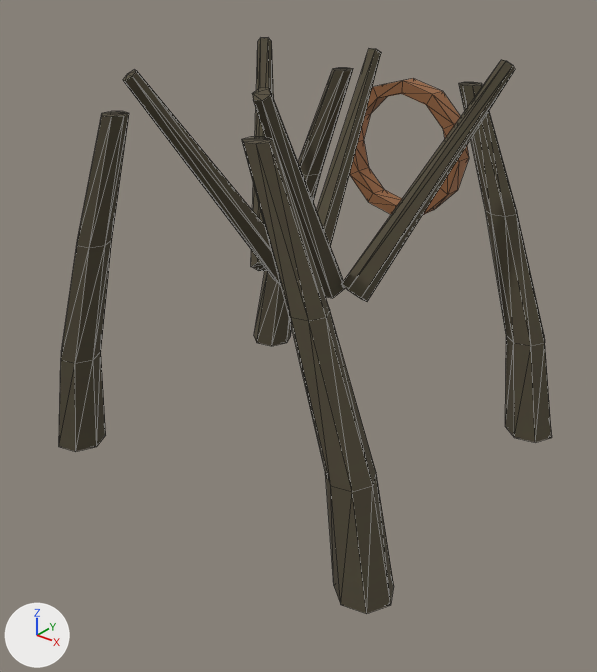
Two versions of the glTF model godot/biomes/expansion/art/rootfall-root-buttress-0.glb, one commit apart.
Both versions are drawn from a 50 mm lens placed at (1.095, -1.405, 1.167), pointed at (0.026, -0.068, 0.339). Lighting does not change. The marker at lower left points along +X, +Y and +Z. The picture after the commit comes second. Mesh edges are drawn as thin lines. Vertices at exactly the same position are counted once.

Script lines for the objects in view, before the commit:
```python
me_root_buttress__1__0_001 = bpy.data.meshes.new('root-buttress--1--0.001')
me_root_buttress__1__0_001.from_pydata(...)  # 268 vertices, 484 faces; spans x -0.484..0.49, y -0.428..0.428, z 0.03..0.93
# faces by material slot: [308, 176]
me_root_buttress__1__0_001.materials.append(mat_biome4_bark)
me_root_buttress__1__0_001.materials.append(mat_biome4_copper)
ob_rootfall_root_buttress_lod0 = bpy.data.objects.new('rootfall-root-buttress_LOD0', me_root_buttress__1__0_001)
ob_rootfall_root_buttress_lod0.location = (0.0, 0.0, 0.0)
```
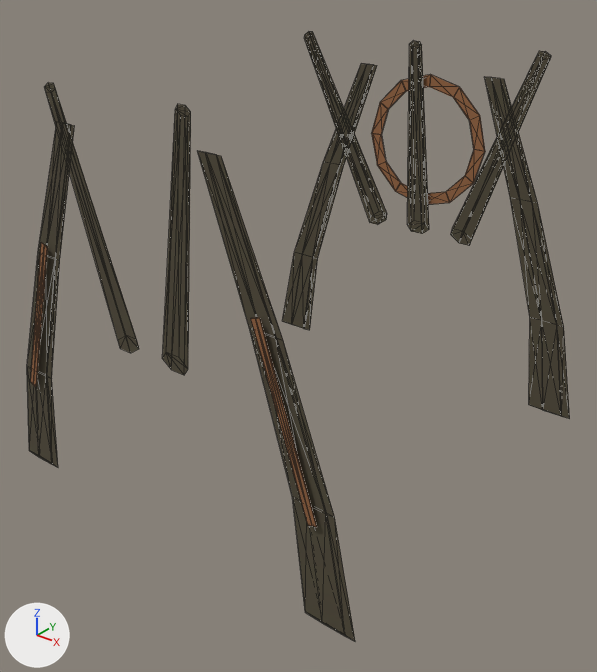
Location of each change, [x1, y1, x2, y2] in pixels of the pictures (597 x 672 px; the box of a moved part takes in the faces that stretch with it):
'rootfall-root-buttress_LOD0', reshaped (10% wider)
    before: [59, 38, 552, 614]
    after: [27, 31, 570, 641]
part 1 of me_root_buttress__1__0_001, moved or reshaped
    before: [254, 68, 353, 346]
    after: [282, 64, 377, 330]
part 2 of me_root_buttress__1__0_001, moved or reshaped
    before: [59, 111, 129, 452]
    after: [27, 124, 74, 467]
part 3 of me_root_buttress__1__0_001, moved or reshaped
    before: [459, 82, 552, 442]
    after: [485, 77, 570, 419]
part 4 of me_root_buttress__1__0_001, moved or reshaped
    before: [242, 137, 394, 614]
    after: [198, 151, 355, 641]
part 5 of me_root_buttress__1__0_001, moved or reshaped
    before: [251, 38, 274, 271]
    after: [304, 31, 387, 225]
part 6 of me_root_buttress__1__0_001, moved or reshaped
    before: [123, 70, 280, 284]
    after: [44, 82, 139, 353]
part 7 of me_root_buttress__1__0_001, moved or reshaped
    before: [317, 48, 381, 246]
    after: [407, 41, 429, 234]
part 8 of me_root_buttress__1__0_001, moved or reshaped
    before: [252, 88, 345, 298]
    after: [162, 104, 191, 375]
part 9 of me_root_buttress__1__0_001, moved or reshaped
    before: [341, 60, 515, 302]
    after: [451, 51, 551, 246]
part 10 of me_root_buttress__1__0_001, moved or reshaped (not visible before)
    after: [30, 242, 48, 387]
part 11 of me_root_buttress__1__0_001, moved or reshaped (not visible before)
    after: [251, 318, 317, 527]
part 12 of me_root_buttress__1__0_001, moved or reshaped
    before: [350, 78, 469, 215]
    after: [372, 74, 485, 205]

What the commit changed:
me_root_buttress__1__0_001 is used by ob_rootfall_root_buttress_lod0; location (0.0, 0.0, 0.0).
me_root_buttress__1__0_001 had 268 vertices, 484 faces and spanned x -0.484..0.49, y -0.428..0.428, z 0.03..0.93.
me_root_buttress__1__0_001 now has 268 vertices, 484 faces and spans x -0.484..0.49, y -0.498..0.498, z 0.03..0.93.
me_root_buttress__1__0_001 part 1: the loose piece of 28 vertices spanning x -0.484..-0.153, y 0.312..0.428, z 0.03..0.86 is scaled about its middle by (1, -0.0342, 1), then moved by (0.0, 0.115, 0.0).
me_root_buttress__1__0_001 part 2: the loose piece of 28 vertices spanning x -0.484..-0.153, y -0.428..-0.312, z 0.03..0.86 is scaled about its middle by (1, 0.0342, 1), then moved by (0.0, -0.115, 0.0).
me_root_buttress__1__0_001 part 3: the loose piece of 28 vertices spanning x 0.156..0.49, y 0.312..0.428, z 0.03..0.86 is scaled about its middle by (1, -0.0342, 1), then moved by (0.0, 0.115, 0.0).
me_root_buttress__1__0_001 part 4: the loose piece of 28 vertices spanning x 0.156..0.49, y -0.428..-0.312, z 0.03..0.86 is scaled about its middle by (1, 0.0342, 1), then moved by (0.0, -0.115, 0.0).
me_root_buttress__1__0_001 part 5: the loose piece of 12 vertices spanning x -0.395..-0.102, y -0.029..0.315, z 0.431..0.93 is scaled about its middle by (1, -0.0116, 1), then moved by (0.0, 0.342, 0.0).
me_root_buttress__1__0_001 part 6: the loose piece of 12 vertices spanning x -0.226..-0.033, y -0.315..0.03, z 0.432..0.929 is scaled about its middle by (1, 0.0116, 1), then moved by (0.0, -0.342, 0.0).
me_root_buttress__1__0_001 part 7: the loose piece of 12 vertices spanning x -0.058..0.035, y -0.028..0.314, z 0.434..0.928 is scaled about its middle by (1, -0.0117, 1), then moved by (0.0, 0.342, 0.0).
me_root_buttress__1__0_001 part 8: the loose piece of 12 vertices spanning x 0.031..0.148, y -0.315..0.029, z 0.433..0.929 is scaled about its middle by (1, 0.0117, 1), then moved by (0.0, -0.342, 0.0).
me_root_buttress__1__0_001 part 9: the loose piece of 12 vertices spanning x 0.1..0.316, y -0.03..0.315, z 0.432..0.929 is scaled about its middle by (1, -0.0116, 1), then moved by (0.0, 0.342, 0.0).
me_root_buttress__1__0_001 part 10: the loose piece of 12 vertices spanning x -0.41..-0.27, y -0.382..-0.358, z 0.247..0.613 is scaled about its middle by (1, 0.06, 1), then moved by (0.0, -0.127, 0.0).
me_root_buttress__1__0_001 part 11: the loose piece of 12 vertices spanning x 0.27..0.41, y -0.382..-0.358, z 0.247..0.613 is scaled about its middle by (1, 0.06, 1), then moved by (0.0, -0.127, 0.0).
me_root_buttress__1__0_001 part 12: the loose piece of 48 vertices spanning x -0.17..0.17, y 0.365..0.415, z 0.51..0.85 is scaled about its middle by (1, -0.06, 1), then moved by (0.0, 0.107, 0.0).
Other edits to the shape of me_root_buttress__1__0_001 do not show in these pictures.
